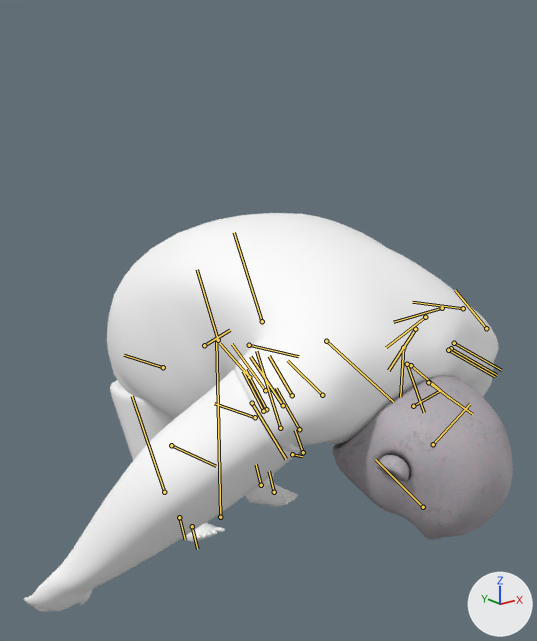
Before and after pictures for a commit that changed the FBX model Assets/_Art/character/body_01/skinned_char.fbx.
Both versions are drawn from a 50 mm camera at (-1.384, -2.016, 1.531) aimed at (-0.051, -0.349, 0.864). Arrows for +X, +Y and +Z are at lower right; the lights stay in place. The older version comes first. Both versions are drawn at frame 16 of the action 'Take 001'; the numbers are the values there. The bones that change, and the others that lie on the model, are drawn over the model as lines.

The first picture shows 'a01_head_skinned', 'a01_l_arm_skinned', 'a01_l_leg_skinned', 'a01_r_arm_skinned', 'a01_r_leg_skinned', 'a01_torso_skinned'.
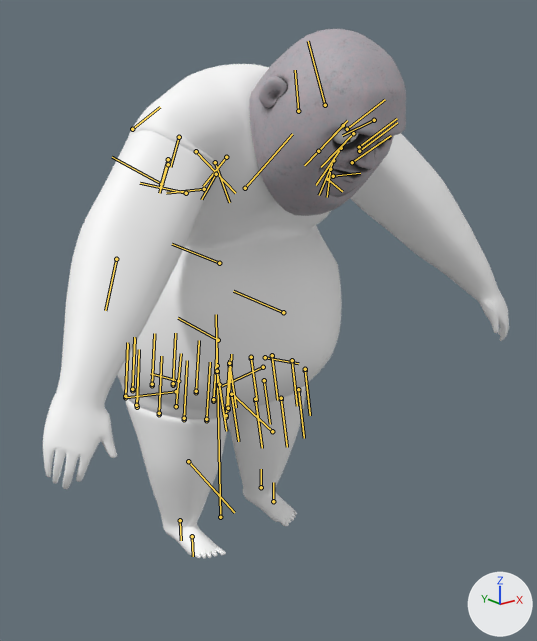
Pixel boxes [x1, y1, x2, y2] of what changed, in the pictures (537 x 641 px):
'a01_torso_skinned', posed: before [107, 213, 498, 452]; after [117, 64, 342, 419]
'a01_r_arm_skinned', posed (37% narrower, 48% taller): before [24, 370, 299, 612]; after [43, 130, 215, 489]
'a01_head_skinned', posed (13% narrower, 14% taller): before [332, 376, 513, 540]; after [249, 29, 406, 216]
'a01_l_arm_skinned', posed: before [470, 362, 494, 397]; after [350, 133, 509, 341]
'a01_r_leg_skinned', posed (9% narrower): before [110, 380, 225, 542]; after [126, 397, 230, 558]
'a01_l_leg_skinned', posed: before [245, 474, 298, 507]; after [229, 384, 307, 526]
bone 'COG_01_jnt', root to tip: before (218, 340) to (197, 269); after (218, 340) to (178, 318)
bone 'R_leg', root to tip: before (163, 367) to (124, 355); after (178, 381) to (150, 373)
bone 'R_knee', root to tip: before (171, 445) to (216, 466); after (188, 461) to (234, 512)
bone 'L_leg', root to tip: before (249, 345) to (298, 356); after (265, 357) to (298, 363)
bone 'L_knee', root to tip: before (255, 417) to (214, 403); after (272, 431) to (230, 392)

What changed in the scene script:
```text
Change bone_cog_01_jnt:
    where bone_cog_01_jnt = bpy.data.objects['Armature'].pose.bones['COG_01_jnt']  # child of 'root_jnt'
    bone_cog_01_jnt.rotation_quaternion: (0.873, 0.0, 0.0, -0.488) -> (1.0, 0.0, 0.0, 0.0)  # degrees (0, 0, -58) -> degrees (0, 0, 0)
Change bone_r_leg:
    where bone_r_leg = bpy.data.objects['Armature'].pose.bones['R_leg']  # child of 'hips_jnt'
    bone_r_leg.rotation_quaternion: (0.881, 0.0, 0.0, 0.473) -> (1.0, 0.0, 0.0, 0.0)  # degrees (0, 0, 57) -> degrees (0, 0, 0)
Change bone_r_knee:
    where bone_r_knee = bpy.data.objects['Armature'].pose.bones['R_knee']  # child of 'R_leg'
    bone_r_knee.rotation_quaternion: (0.978, 0.0, 0.0, -0.207) -> (1.0, 0.0, 0.0, 0.0)  # degrees (0, 0, -24) -> degrees (0, 0, 0)
Change bone_l_leg:
    where bone_l_leg = bpy.data.objects['Armature'].pose.bones['L_leg']  # child of 'hips_jnt'
    bone_l_leg.rotation_quaternion: (0.881, 0.0, 0.0, 0.473) -> (1.0, 0.0, 0.0, 0.0)  # degrees (0, 0, 57) -> degrees (0, 0, 0)
Change bone_l_knee:
    where bone_l_knee = bpy.data.objects['Armature'].pose.bones['L_knee']  # child of 'L_leg'
    bone_l_knee.rotation_quaternion: (0.978, 0.0, 0.0, -0.207) -> (1.0, 0.0, 0.0, 0.0)  # degrees (0, 0, -24) -> degrees (0, 0, 0)
```
